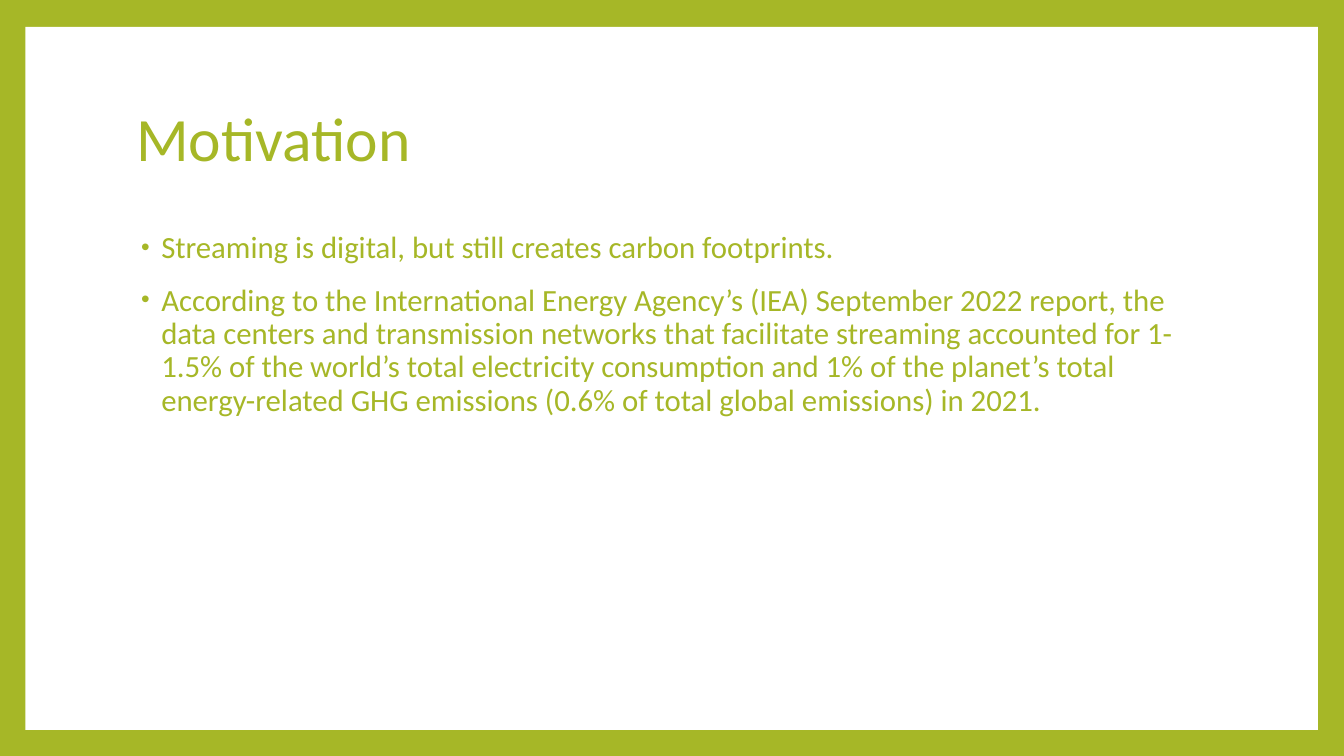
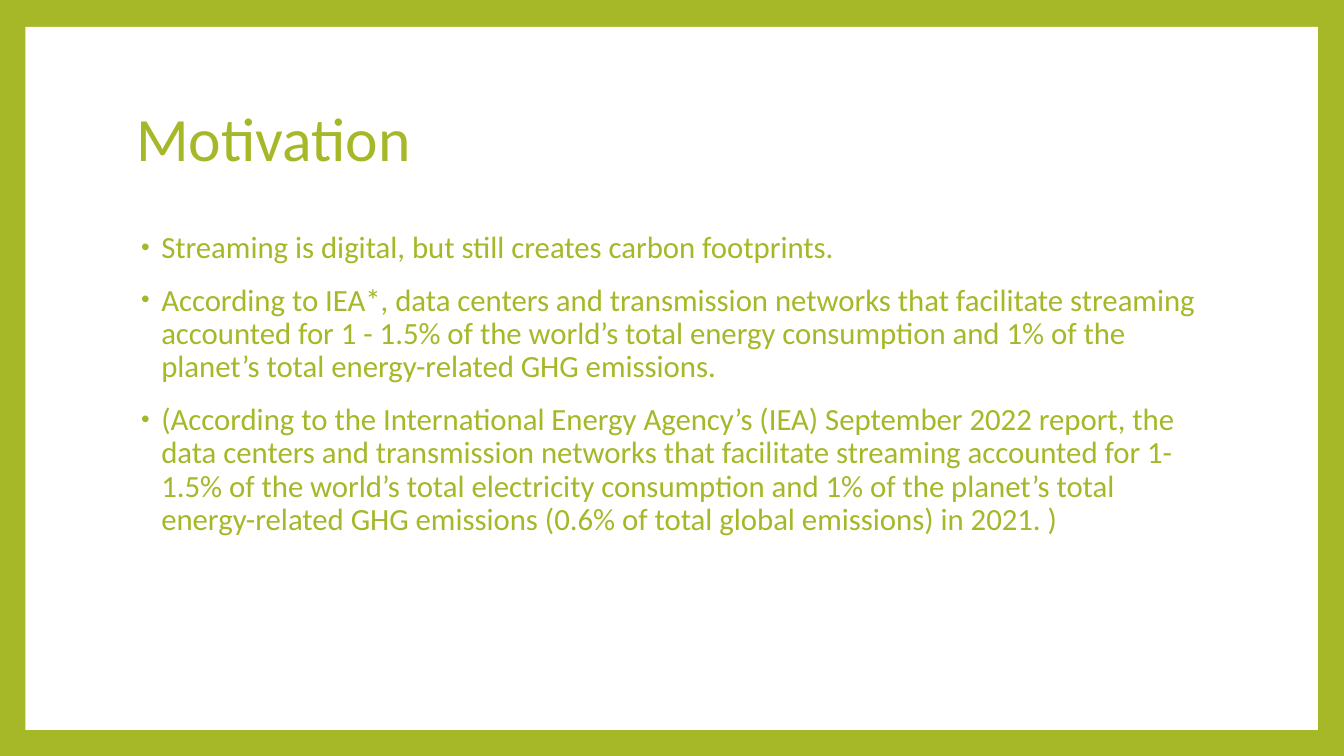
Before and after one commit to SamLee-dedeboy/GreenScreen, a slide deck: slide 2 of Green Screen.pptx. Drawn at 1344x756 pixels with LibreOffice and Linux fonts; fonts in the diff are those of the drawing. Boxes give left, top, right and bottom in pixels: in the first picture for what was removed or moved away, otherwise in the second. Text is boxed around its words. In the diff, an @@ line names an element or a change of style, - is before the commit and + after.

Commit message:
update slides

```diff
--- a/Green Screen.pptx
+++ b/Green Screen.pptx
@@ text at [161,289,1195,536]: text changed @@
-• According to the International Energy Agency’s (IEA) September 2022 report, the data centers and transmission networks that facilitate streaming accounted for 1-1.5% of the world’s total electricity consumption and 1% of the planet’s total energy-related GHG emissions (0.6% of total global emissions) in 2021.
+• According to IEA*, data centers and transmission networks that facilitate streaming accounted for 1 - 1.5% of the world’s total energy consumption and 1% of the planet’s total energy-related GHG emissions.
+• (According to the International Energy Agency’s (IEA) September 2022 report, the data centers and transmission networks that facilitate streaming accounted for 1-1.5% of the world’s total electricity consumption and 1% of the planet’s total energy-related GHG emissions (0.6% of total global emissions) in 2021. )
```
Also in this commit, not shown: 4 other slides changed.
